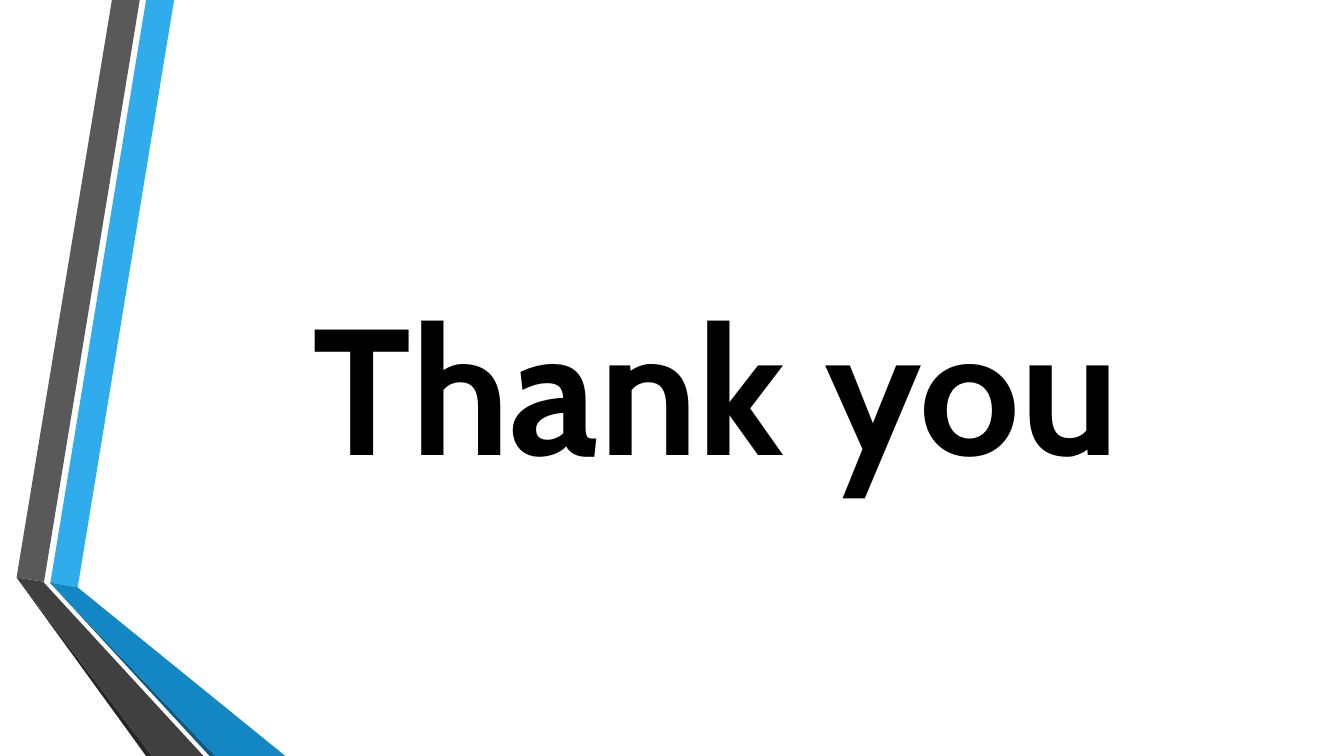
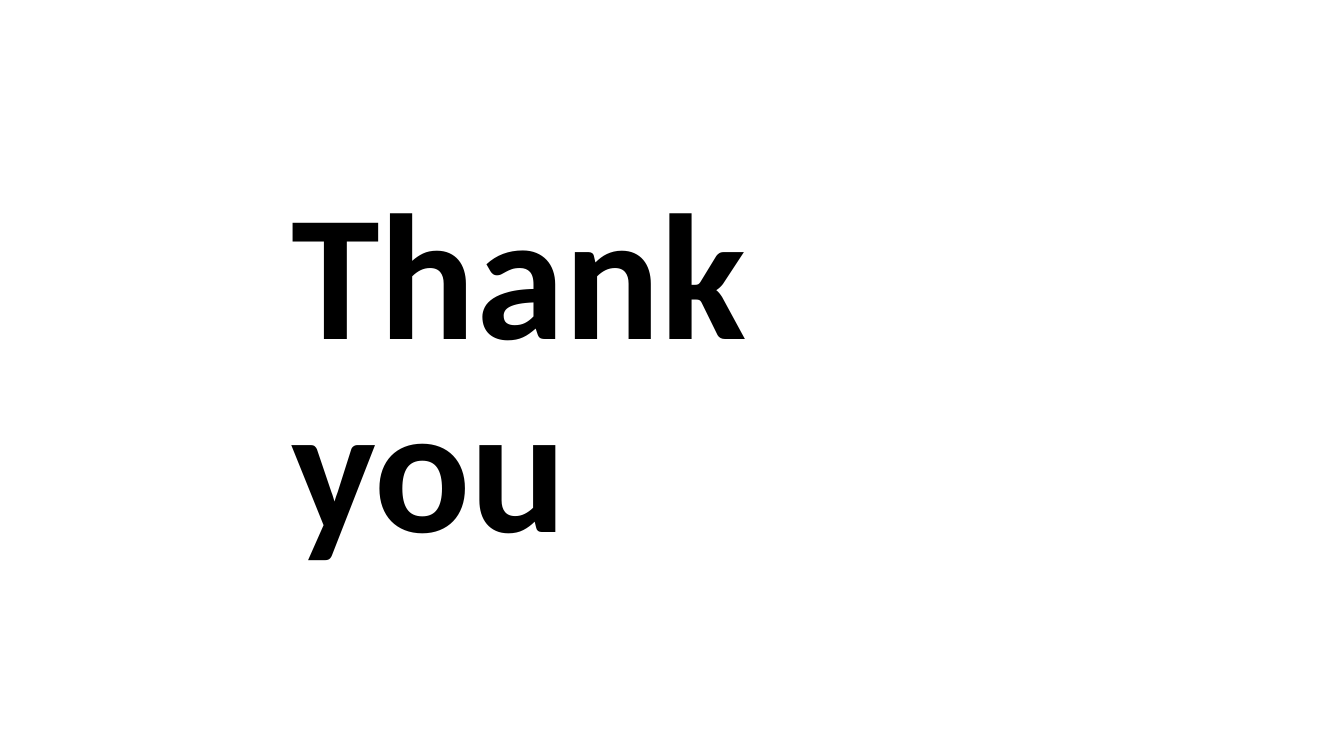
Before and after one commit to sanghmitras/knn_character_recognition, a slide deck: slide 22 of knn ppt.pptx. Drawn at 1344x756 pixels with LibreOffice and Linux fonts; fonts in the diff are those of the drawing; background and template pictures are left out. Boxes give left, top, right and bottom in pixels: in the first picture for what was removed or moved away, otherwise in the second. Text is boxed around its words. In the diff, an @@ line names an element or a change of style, - is before the commit and + after.

```diff
--- a/knn ppt.pptx
+++ b/knn ppt.pptx
@@ title "Thank you": place and size @@
-title "Thank you" at (313, 320, 1119, 493)
+title "Thank you" at (291, 213, 746, 561)
@@ title "Thank you" at (291, 213, 746, 561): font Cabin to Calibri; alignment centre to left; line spacing 1 to 0.9 @@
@@ group removed at (16, 0, 286, 756): 6 freeform shapes @@
```
Also in this commit, not shown: 20 other slides changed, 1 slide added, 1 slide removed.
